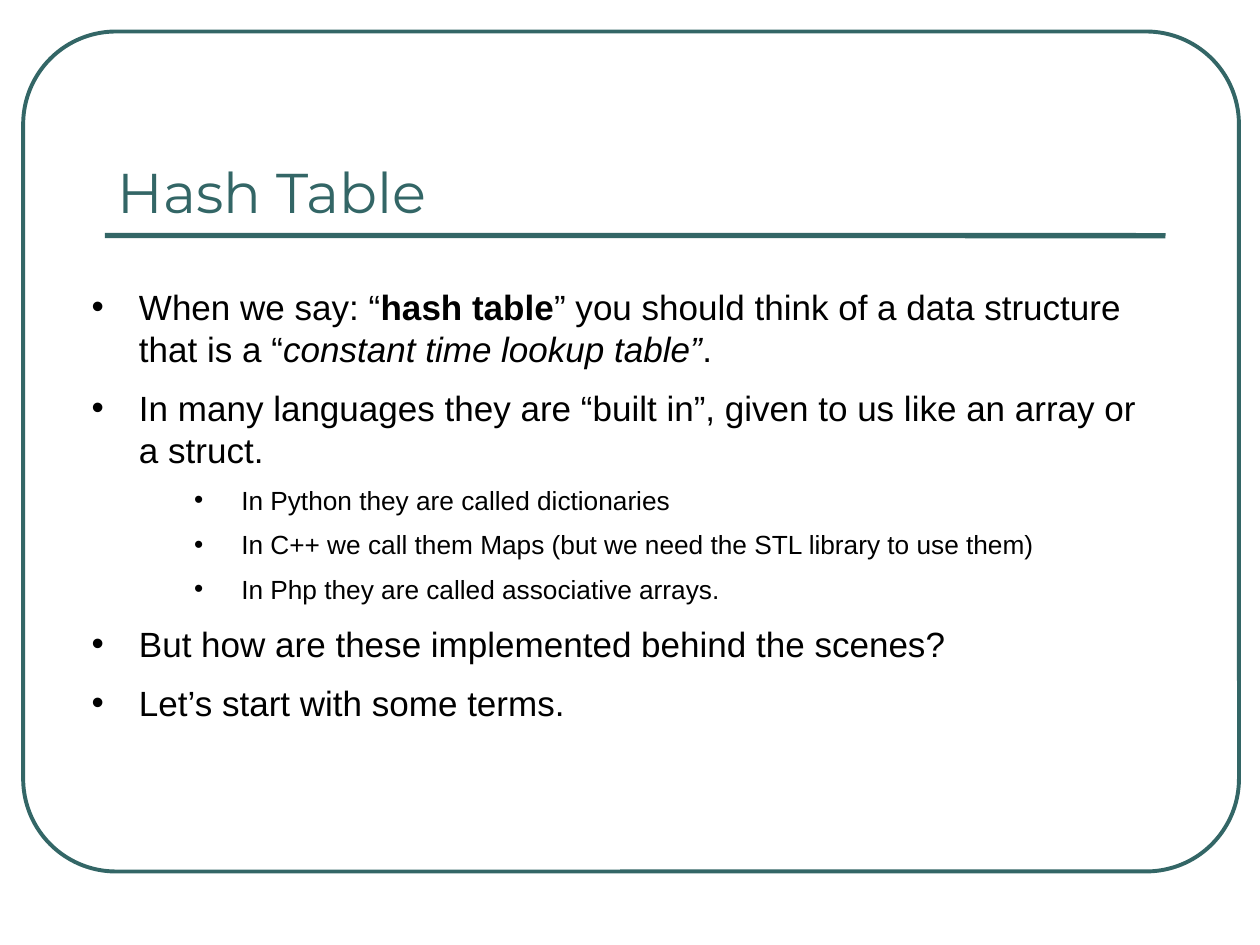
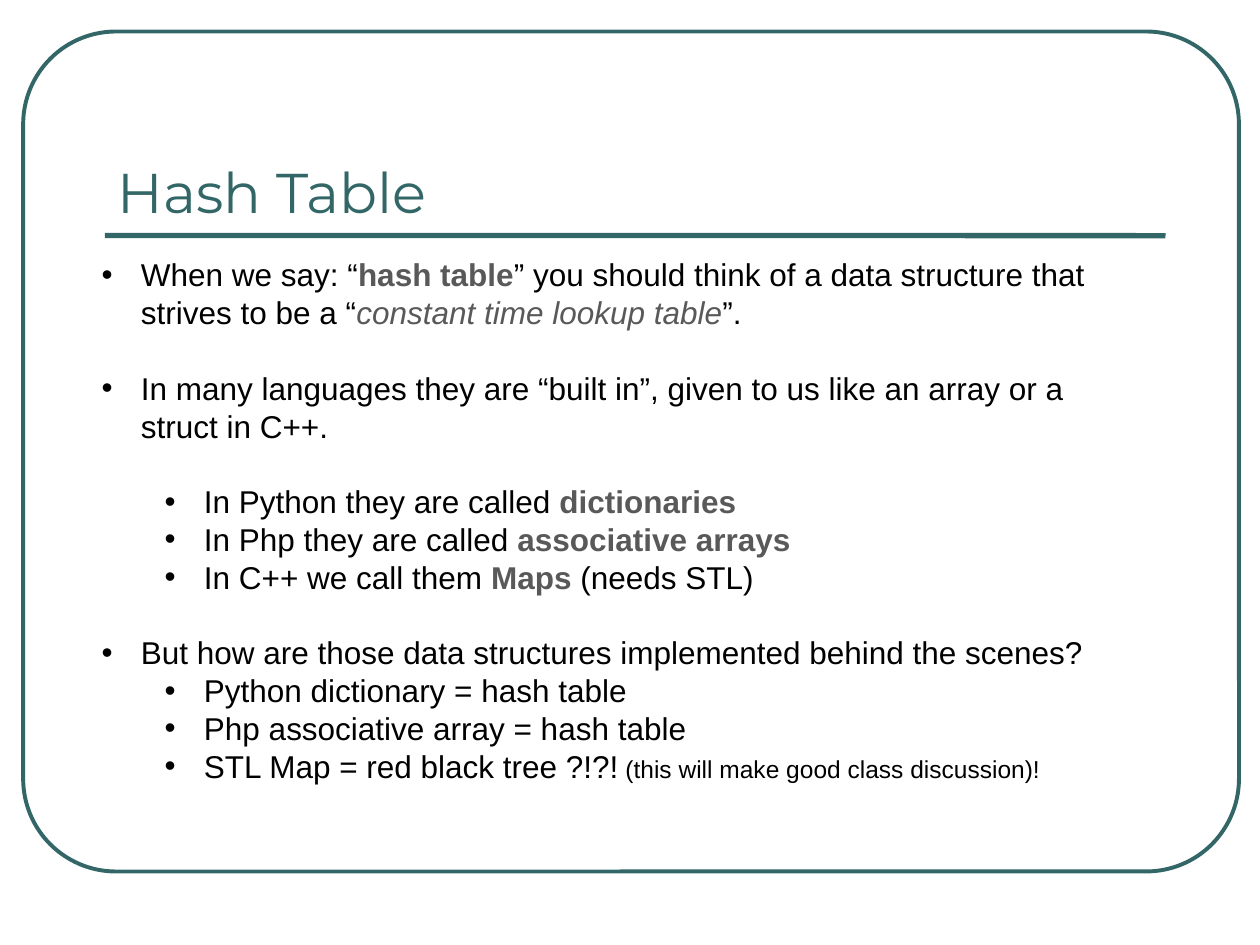
Before and after one commit to rugbyprof/3013-Algorithms, a slide deck: slide 17 of Lectures/07-Hashing/Hashing_Feb_16_2021.pptx (slide 16 before the commit). Drawn at 1260x945 pixels with LibreOffice and Linux fonts; fonts in the diff are those of the drawing. Boxes give left, top, right and bottom in pixels: in the first picture for what was removed or moved away, otherwise in the second. Text is boxed around its words. In the diff, an @@ line names an element or a change of style, - is before the commit and + after.

Commit message:
hash ppt

```diff
--- a/Lectures/07-Hashing/Hashing_Feb_16_2021.pptx
+++ b/Lectures/07-Hashing/Hashing_Feb_16_2021.pptx
@@ text "When we say: “hash table” ...": place and size @@
-text "When we say: “hash table” ..." at [139,294,1135,717]
+text "When we say: “hash table” ..." at [141,263,1084,784]
@@ text at [141,263,1084,439]: text changed; size 20 to 18 pt @@
-• When we say: “hash table” you should think of a data structure that is a “constant time lookup table”.
-• In many languages they are “built in”, given to us like an array or a struct.
+• When we say: “hash table” you should think of a data structure that strives to be a “constant time lookup table”.
+• In many languages they are “built in”, given to us like an array or a struct in C++.
@@ text at [204,490,736,519]: size 15 to 18 pt in "In Python they are called dictionaries"; text colour #000000 to #595959, bold on in "dictionaries"; indent changed; less space between paragraphs @@
@@ text at [141,528,1082,784]: text changed; size 15 to 18 pt @@
-  • In C++ we call them Maps (but we need the STL library to use them)
-  • In Php they are called associative arrays.
-• But how are these implemented behind the scenes?
-• Let’s start with some terms.
+  • In Php they are called associative arrays
+  • In C++ we call them Maps (needs STL)
+• But how are those data structures implemented behind the scenes?
+  • Python dictionary = hash table
+  • Php associative array = hash table
+  • STL Map = red black tree ?!?! (this will make good class discussion)!
```
Also in this commit, not shown: 23 other slides changed, 6 slides added, 5 slides removed, 5 other files.
